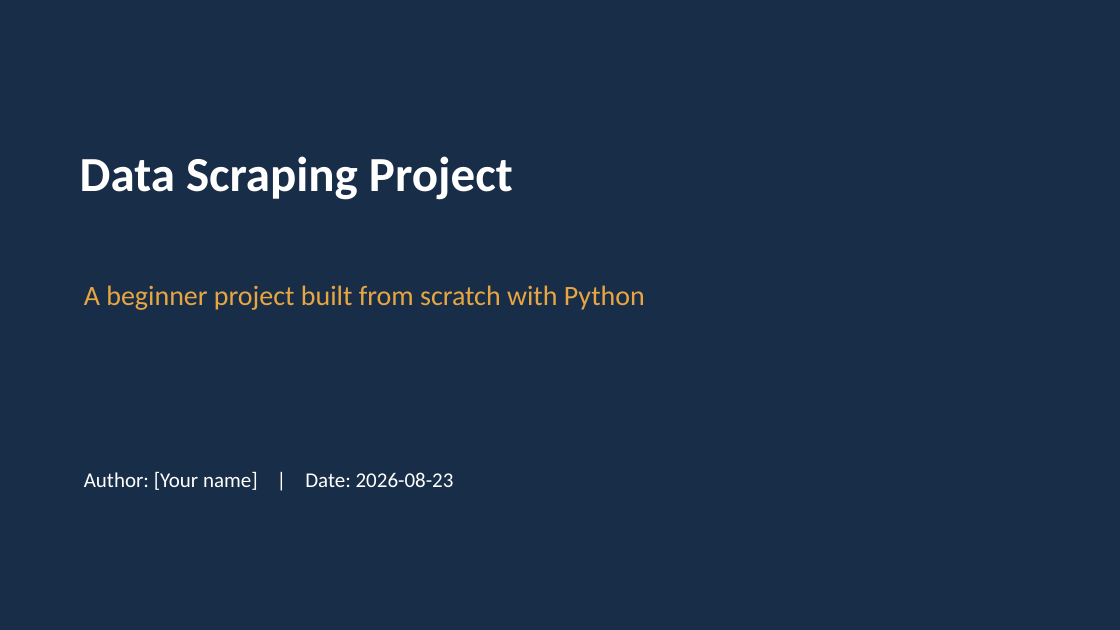
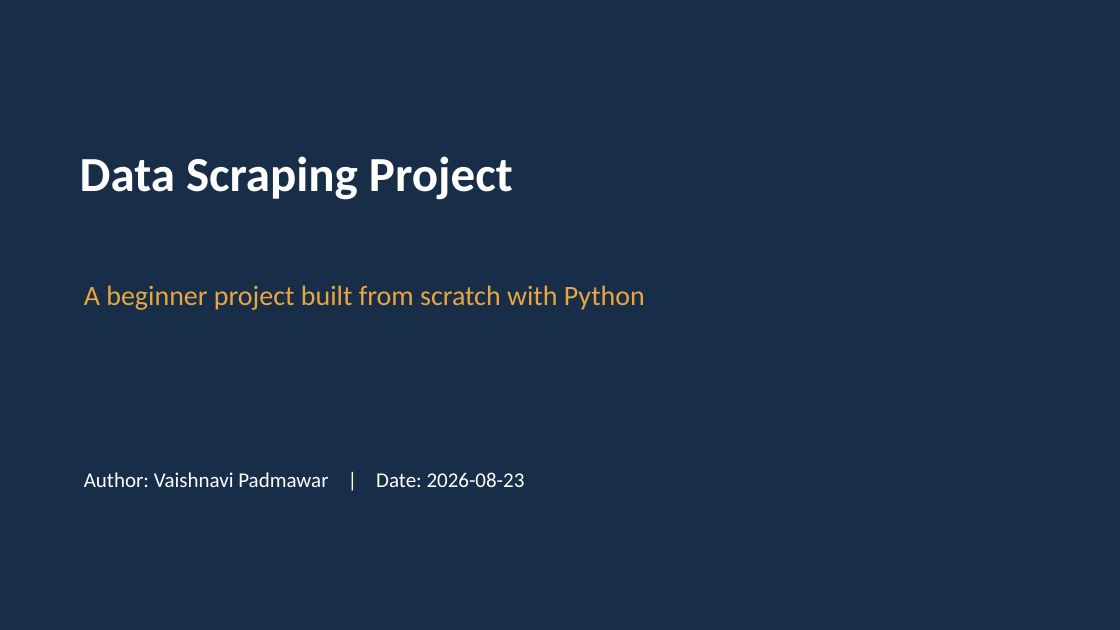
Before and after one commit to V0106/Data-Scraping-project, a slide deck: slide 1 of Data_Scraping_Project.pptx. Drawn at 1120x630 pixels with LibreOffice and Linux fonts; fonts in the diff are those of the drawing. Boxes give left, top, right and bottom in pixels: in the first picture for what was removed or moved away, otherwise in the second. Text is boxed around its words. In the diff, an @@ line names an element or a change of style, - is before the commit and + after.

Commit message:
Update presentation author and card sizes

```diff
--- a/Data_Scraping_Project.pptx
+++ b/Data_Scraping_Project.pptx
@@ text at <box>84,472,525,487</box>: text changed @@
-Author: [Your name] | Date: 2026-08-23
+Author: Vaishnavi Padmawar | Date: 2026-08-23
```
